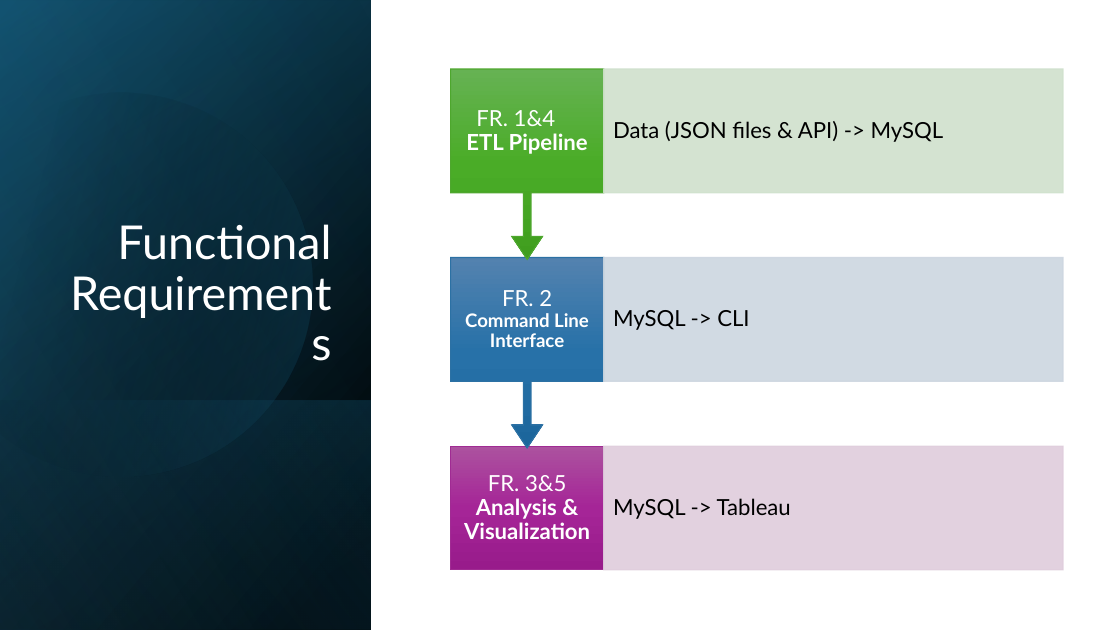
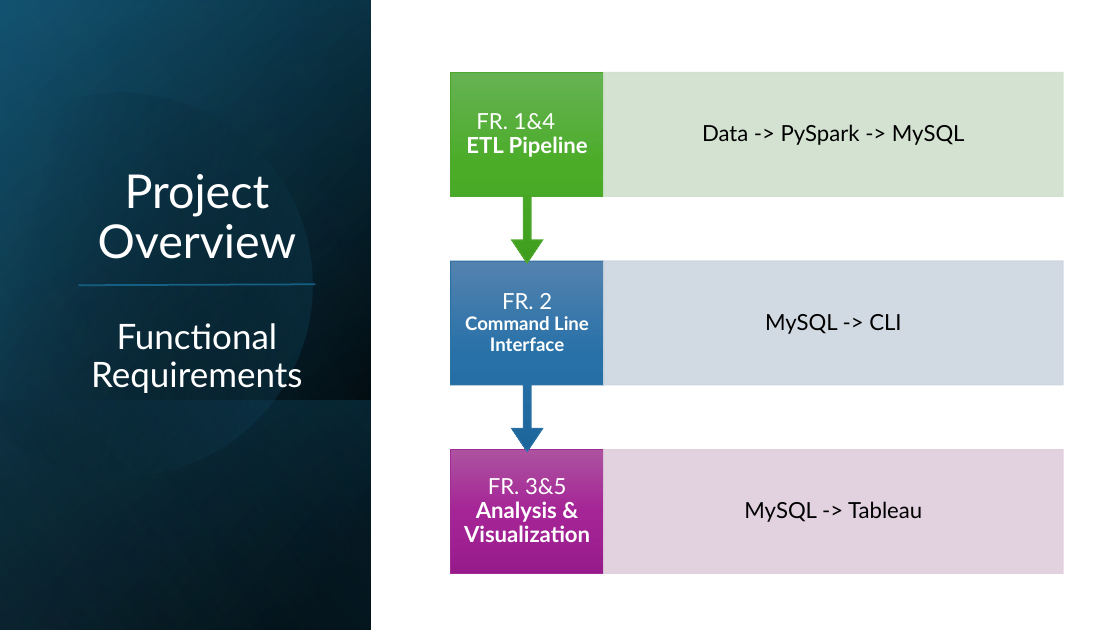
Before and after one commit to kencopas/Projects, a slide deck: slide 4 of Capstone/docs/Project Presentation.pptx (slide 2 before the commit). Drawn at 1120x630 pixels with LibreOffice and Linux fonts; fonts in the diff are those of the drawing. Boxes give left, top, right and bottom in pixels: in the first picture for what was removed or moved away, otherwise in the second. Text is boxed around its words. In the diff, an @@ line names an element or a change of style, - is before the commit and + after.

Commit message:
Updated Documents; Included csv data

```diff
--- a/Capstone/docs/Project Presentation.pptx
+++ b/Capstone/docs/Project Presentation.pptx
@@ 4 rectangles, 1 text: place and size @@
-4 rectangles, 1 text at [450, 69, 1064, 570]
+4 rectangles, 1 text at [450, 72, 1064, 573]
@@ text at [702, 124, 965, 145]: text changed @@
-Data (JSON files & API) -> MySQL
+Data -> PySpark -> MySQL
@@ title at [91, 174, 302, 393]: text changed; size 40 to 30 pt @@
-Functional Requirements
+Project Overview
+Functional Requirements
@@ text "MySQL -> CLI" at [765, 314, 901, 334]: alignment left to centre @@
@@ line added from (78, 286) to (316, 284), #156082 1.5 pt @@
@@ text "MySQL -> Tableau" at [744, 501, 922, 522]: alignment left to centre @@
```
Also in this commit, not shown: 3 other slides changed, 10 slides added, 2 slides removed, 17 other files.
